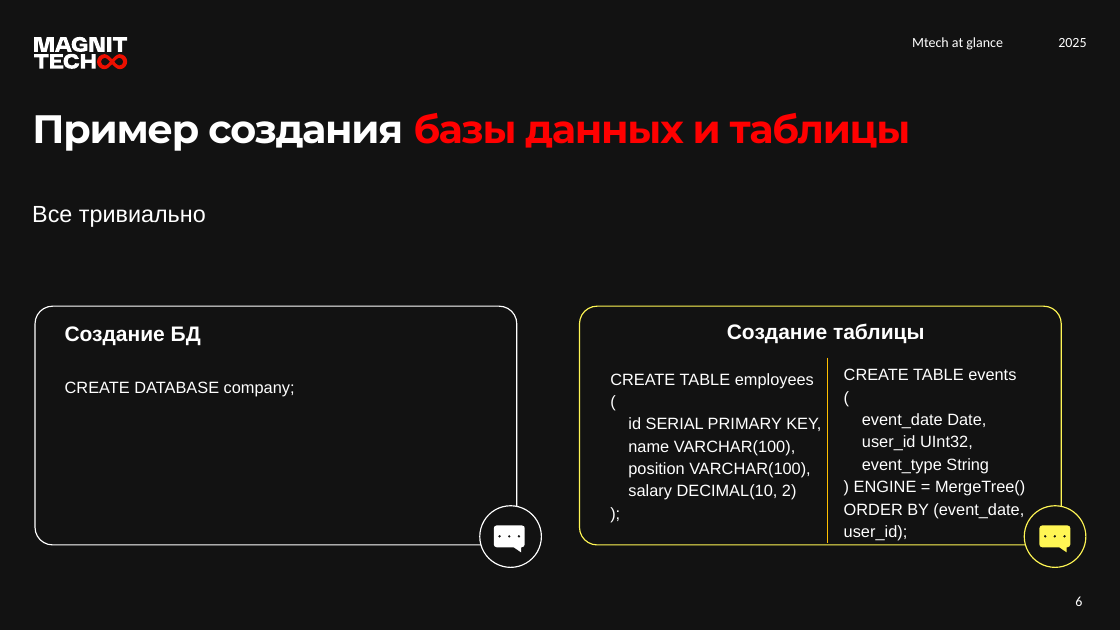
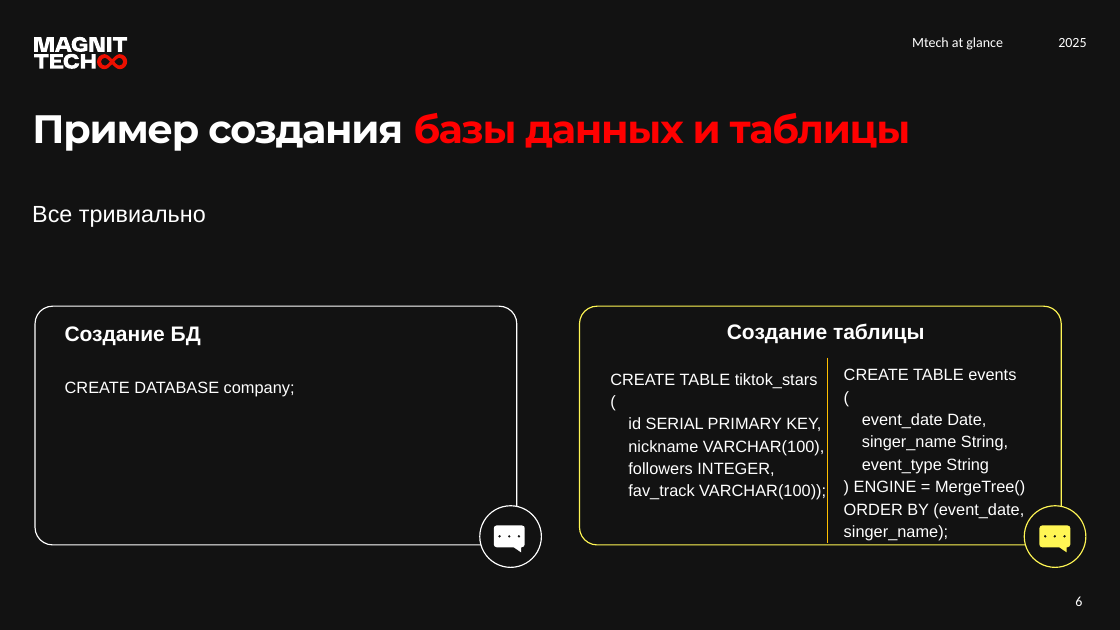
Before and after one commit to sql-for-students-2025/sql_course, a slide deck: slide 6 of lesson1/Занятие 1.pptx. Drawn at 1120x630 pixels with LibreOffice and Linux fonts; fonts in the diff are those of the drawing. Boxes give left, top, right and bottom in pixels: in the first picture for what was removed or moved away, otherwise in the second. Text is boxed around its words. In the diff, an @@ line names an element or a change of style, - is before the commit and + after.

```diff
--- a/lesson1/Занятие 1.pptx
+++ b/lesson1/Занятие 1.pptx
@@ text at bbox=[610, 373, 818, 388]: text changed @@
-CREATE TABLE employees
+CREATE TABLE tiktok_stars
@@ text at bbox=[628, 440, 826, 500]: text changed @@
-name VARCHAR(100),
-position VARCHAR(100),
-salary DECIMAL(10, 2)
-);
+nickname VARCHAR(100),
+followers INTEGER,
+fav_track VARCHAR(100));
@@ text at bbox=[862, 435, 1008, 451]: text changed @@
-user_id UInt32,
+singer_name String,
@@ text at bbox=[844, 503, 1024, 541]: text changed @@
-ORDER BY (event_date, user_id);
+ORDER BY (event_date, singer_name);
```
Also in this commit, not shown: 3 other slides changed, 4 other files.
